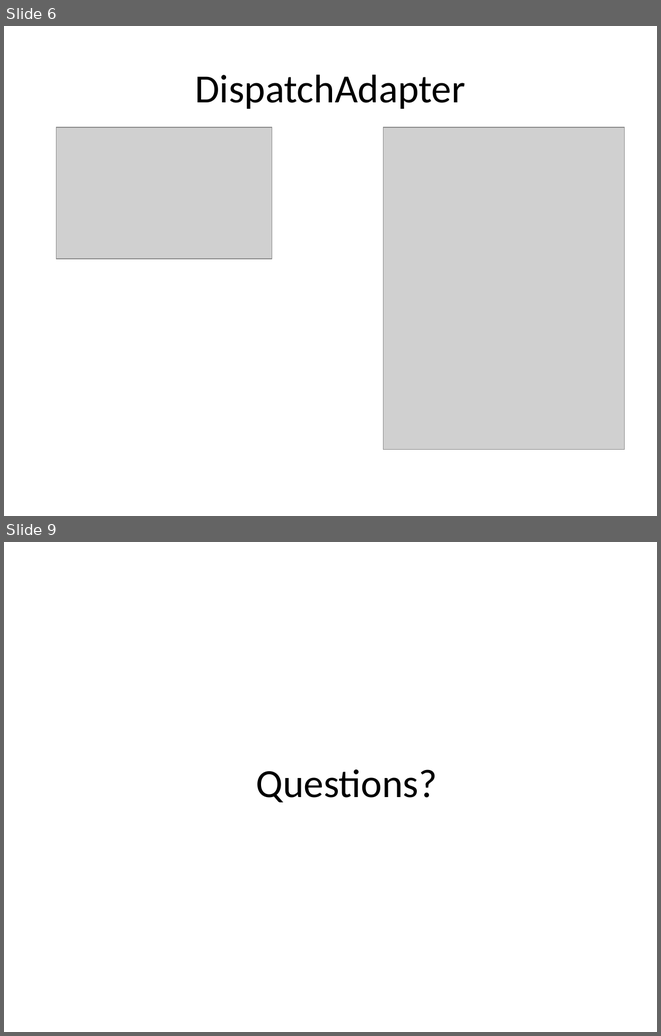
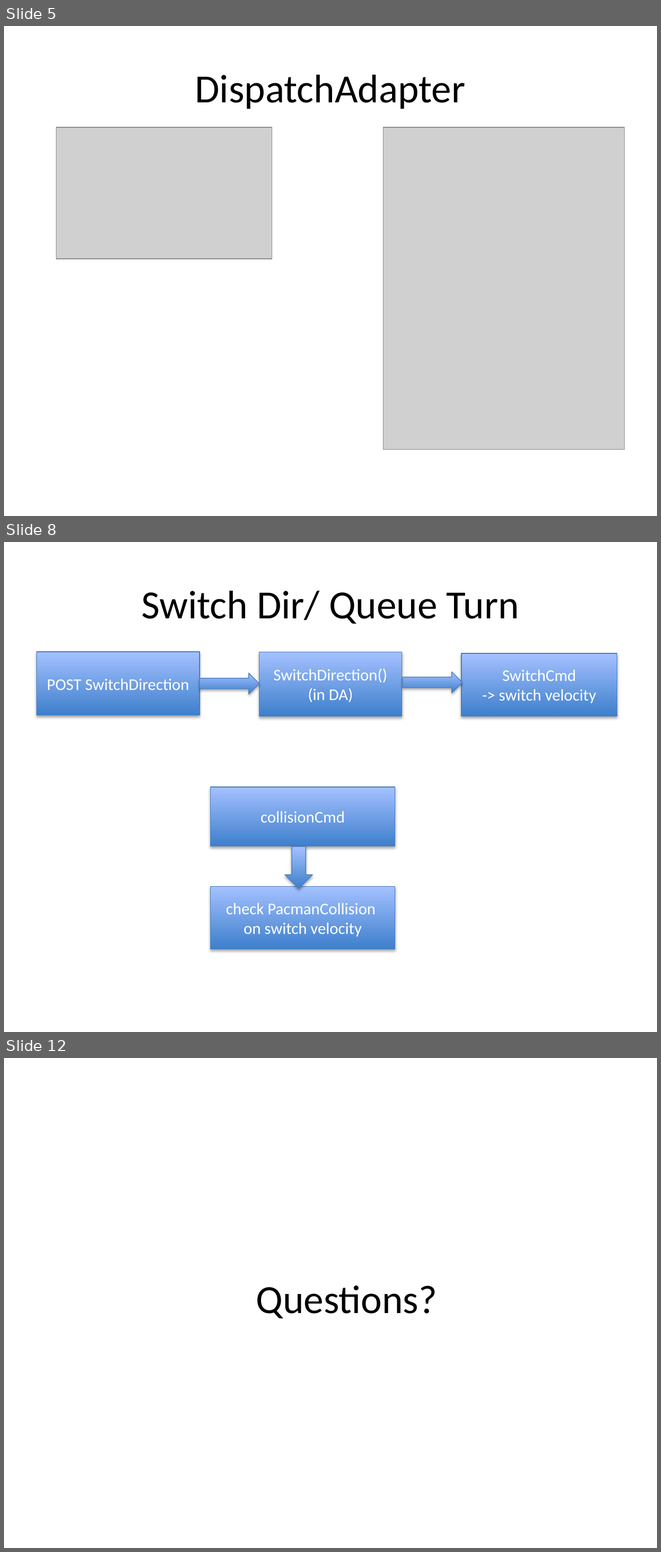
Before and after one commit to 11manu96/comp504-H7, a slide deck: src/main/resources/hw7_presentation.pptx. Shown one above the other, each under a label of ours: slides 6 and 9 before the commit, slides 5, 8 and 12 after it; the slides between them are not shown. The pictures are 661x1036 and 661x1552 pixels, drawn with LibreOffice and Linux fonts; fonts in the diff are those of the drawing; grey boxes stand for pictures. Boxes give left, top, right and bottom in pixels: in the first picture for what was removed or moved away, otherwise in the second. Text is boxed around its words. In the diff, an @@ line names an element or a change of style, - is before the commit and + after.

```diff
--- a/src/main/resources/hw7_presentation.pptx
+++ b/src/main/resources/hw7_presentation.pptx
@@ slide 8 added at (4, 542, 657, 1032), background #FFFFFF @@
@@ title added at (141, 590, 519, 624), 44 pt, text #000000 @@
+Switch Dir/ Queue Turn
@@ rectangle added at (37, 652, 200, 715), fill gradient #3F80CE to #A4C4FF, outline #4B7EBC 0.75 pt, 18 pt, text #FFFFFF @@
+POST SwitchDirection
@@ rectangle added at (259, 652, 402, 716), fill gradient #3F80CE to #A4C4FF, outline #4B7EBC 0.75 pt, 18 pt, text #FFFFFF @@
+SwitchDirection() (in DA)
@@ rectangle added at (461, 653, 617, 716), fill gradient #3F80CE to #A4C4FF, outline #4B7EBC 0.75 pt, 18 pt, text #FFFFFF @@
+SwitchCmd
+-> switch velocity
@@ right arrow added at (200, 673, 259, 694), fill gradient #3F80CE to #A4C4FF, outline #4B7EBC 0.75 pt @@
@@ right arrow added at (403, 672, 462, 693), fill gradient #3F80CE to #A4C4FF, outline #4B7EBC 0.75 pt @@
@@ rectangle added at (210, 787, 395, 846), fill gradient #3F80CE to #A4C4FF, outline #4B7EBC 0.75 pt, 18 pt, text #FFFFFF @@
+collisionCmd
@@ down arrow added at (285, 846, 312, 888), fill gradient #3F80CE to #A4C4FF, outline #4B7EBC 0.75 pt @@
@@ rectangle added at (210, 886, 395, 949), fill gradient #3F80CE to #A4C4FF, outline #4B7EBC 0.75 pt, 18 pt, text #FFFFFF @@
+check PacmanCollision
+on switch velocity
@@ what was slide 6 is now slide 5 @@
@@ what was slide 9 is now slide 12 @@
```
Also in this commit, not shown: 1 slide changed, 5 other slides added.
